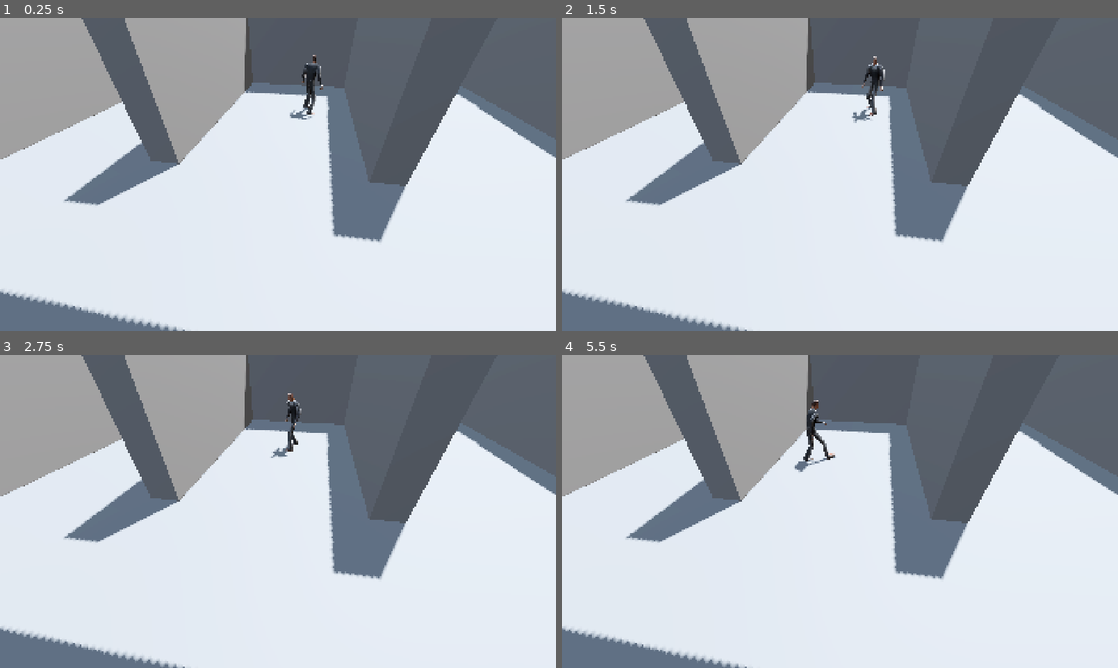
Above: before the commit, frames 1-4 (two rows, left to right).
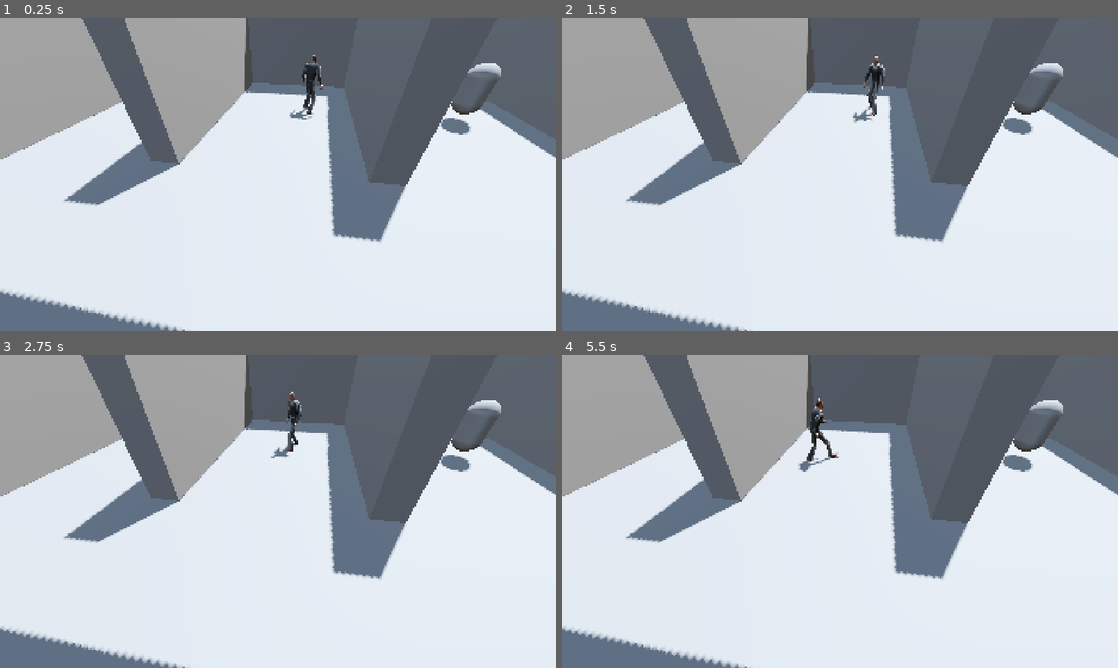
Above: after the commit, the same moments.

Repository: lorenscarano/PSX-Survival-Horror-Game-Godot-
Game: Godot game, scene res://prototyping.tscn
Two runs of this game, one before a commit and one after it. Both use one fixed random seed, a clock stepped at 60 frames per second and the inputs below.
Inputs (mouse positions are in pixels of both pictures, inside the frame that each line leads up to):
- Up to frame 1 (0.25 s): no input
- Up to frame 2 (1.5 s): tap Enter at 0.5 s; move the mouse to (962, 158) at 0.52 s; hold D (turn_right) 0.53-1.28 s; hold Right mouse button (aim) 0.53-1.28 s; click (962, 158) at 0.67 s; tap Q (quick_turn) at 0.8, 1.35 s; move the mouse to (728, 190) at 1.27 s; hold S (move_backward) from 1.28 s (still down); click (728, 190) at 1.42 s
- Up to frame 3 (2.75 s): tap Shift (run) at 1.55 s; move the mouse to (333, 442) at 2.02 s; release S (move_backward) at 2.03 s; hold D (turn_right) from 2.03 s (still down); hold Shift (run) from 2.03 s (still down); click (333, 442) at 2.3 s
- Up to frame 4 (5.5 s): move the mouse to (812, 574) at 2.77 s; release D (turn_right) at 2.78 s; release Shift (run) at 2.78 s; hold W (move_forward) 2.78-3.53 s; click (812, 574) at 2.85 s; right-click (812, 574) at 3.05 s; move the mouse to (1006, 558) at 3.52 s; hold Right mouse button (aim) 3.53-4.28 s; hold A (turn_left) 3.53-5.03 s; click (1006, 558) at 3.67 s; tap Q (quick_turn) at 3.8, 4.35 s; tap R (reload, bound only after the commit) at 4.15 s; move the mouse to (673, 464) at 4.27 s; click (673, 464) at 4.42 s; tap Shift (run) at 4.55 s; move the mouse to (867, 511) at 5.02 s; hold S (move_backward) from 5.03 s (still down); hold Shift (run) from 5.03 s (still down); click (867, 511) at 5.3 s

The runs differ from the first frame. In frame 1, 0.7% of the frame differs, in the area x 79-91%, y 14-38%; in frame 2, 0.9%; in frame 3, 0.9%; in frame 4, 1.3%, in the area x 41-91%, y 13-38%.

Commit message:
Added the new temporal aim and shooting system, tested with a temporal target, i didnt implemented the auto aim yet.

Diff:
--- a/Player/player.gd
+++ b/Player/player.gd
@@ -7,15 +7,30 @@
 @export var walk_speed := 120.0
 @export var run_speed := 280.0
 
+@export_group ("Weapon Settings")
+@export var damage := 10
+@export var fire_rate := 0.4 #Aca se puede ajustar la velocidad de disparo
+@export var reload_time := 1.5
+@export var mag_size := 15 #Capacidad del cargador
+
 
 const  GRAVITY = -9.81
 
 enum State { IDLE, MOVING, TURNING }
 var state := State.IDLE
+var is_quick_turning := false
+var is_aiming := false
+var is_reloading := false
+var fire_cooldown := 0.0
+var ammo_in_mag := 15
+var reserve_ammo := 30 #Municion fuera del cargador
+
 @onready var anim: AnimationPlayer = $PSXModels/AnimationPlayer
-var is_quick_turning := false
+@onready var shoot_ray: RayCast3D = $ShootRay
+
 
 func _ready():
+	ammo_in_mag = mag_size
 	anim.playback_default_blend_time = 0.2
 	for nombre in ["Idle/mixamo_com", "Walking/mixamo_com", "Running/mixamo_com", "Walking Backwards/mixamo_com", "Pistol Aim/mixamo_com"]:
 		anim.get_animation(nombre).loop_mode = Animation.LOOP_LINEAR
@@ -37,7 +52,10 @@
 				state = State.IDLE
 
 func update_animation():
-	if state == State.MOVING and not is_quick_turning:
+	if is_aiming:
+		anim.play("Pistol Aim/mixamo_com")
+
+	elif state == State.MOVING and not is_quick_turning:
 		if Input.is_action_pressed("move_backward"):
 			anim.play("Walking Backwards/mixamo_com")
 		elif Input.is_action_pressed("run"):
@@ -72,22 +90,66 @@
 	else:
 		velocity.y += GRAVITY * delta
 
+func handle_shoot():
+	if not is_aiming or is_reloading or fire_cooldown > 0.0:
+		return
+	if not Input.is_action_just_pressed("shoot"):
+		return
+	if ammo_in_mag <= 0:
+		print("No hay mas balas en el cargador")
+		return
+	ammo_in_mag -= 1
+	fire_cooldown = fire_rate
+
+	shoot_ray.force_raycast_update()
+	if shoot_ray.is_colliding():
+		var target = shoot_ray.get_collider()
+		if target.has_method("take_damage"):
+			target.take_damage(damage)
+	print("Balas: ", ammo_in_mag, "/", reserve_ammo)
+
+func handle_reload():
+		if is_reloading or is_aiming or is_quick_turning:
+			return
+		if not Input.is_action_just_pressed("reload"):
+			return
+		if ammo_in_mag >= mag_size or reserve_ammo <= 0:
+			return
+
+		is_reloading = true
+		await  get_tree().create_timer(reload_time).timeout
+		var needed = mag_size - ammo_in_mag
+		var taken = min(needed,reserve_ammo)
+		ammo_in_mag += taken
+		reserve_ammo -= taken
+		is_reloading = false
+		print("Arma Recargada. Balas: ", ammo_in_mag, "/", reserve_ammo)
 
 func _physics_process(delta: float) -> void:
 	velocity.x = 0
 	velocity.z = 0
+	fire_cooldown = max(fire_cooldown - delta, 0.0)
+	is_aiming = Input.is_action_pressed("aim") and not is_reloading and not is_quick_turning
 
-	if not is_quick_turning:
-		update_state()
-		match state:
-			State.TURNING:
-				handle_turn(delta)
-			State.MOVING:
-				if Input.is_action_pressed("run"):
-					handle_run(delta)
-				else:
-					handle_walk(delta)
 
+	if not is_quick_turning and not is_reloading:
+		if is_aiming:
+			state = State.IDLE
+			handle_turn(delta)
+
+		else:
+			update_state()
+			match state:
+				State.TURNING:
+					handle_turn(delta)
+				State.MOVING:
+					if Input.is_action_pressed("run"):
+						handle_run(delta)
+					else:
+						handle_walk(delta)
+
+	handle_shoot()
+	handle_reload()
 	update_animation()
 	handle_gravity(delta)
 	move_and_slide()
--- /dev/null
+++ b/Scripts/target.gd
@@ -0,0 +1,9 @@
+extends StaticBody3D
+
+@export var health := 30
+
+func take_damage(amount: int) -> void:
+	health -= amount
+	print("El target recibio: ", amount, "de danio. Vida: ", health)
+	if health <= 0:
+		queue_free()
--- a/project.godot
+++ b/project.godot
@@ -68,6 +68,16 @@
 "events": [Object(InputEventMouseButton,"resource_local_to_scene":false,"resource_name":"","device":-1,"window_id":0,"a …(253 unchanged characters)…
 ]
 }
+reload={
+"deadzone": 0.2,
+"events": [Object(InputEventKey,"resource_local_to_scene":false,"resource_name":"","device":-1,"window_id":0,"alt_pressed":false,"shift_pressed":false,"ctrl_pressed":false,"meta_pressed":false,"pressed":false,"keycode":0,"physical_keycode":82,"key_label":0,"unicode":114,"location":0,"echo":false,"script":null)
+]
+}
+shoot={
+"deadzone": 0.2,
+"events": [Object(InputEventMouseButton,"resource_local_to_scene":false,"resource_name":"","device":-1,"window_id":0,"alt_pressed":false,"shift_pressed":false,"ctrl_pressed":false,"meta_pressed":false,"button_mask":1,"position":Vector2(363, 5),"global_position":Vector2(372, 53),"factor":1.0,"button_index":1,"canceled":false,"pressed":true,"double_click":false,"script":null)
+]
+}
 
 [layer_names]
 
--- a/prototyping.tscn
+++ b/prototyping.tscn
@@ -9,6 +9,7 @@
 [ext_resource type="AnimationLibrary" uid="uid://br2vai0qy1a78" path="res://FreeModels/psx-base-male-playstation-character-low-poly/Animations/Walking.fbx" id="6_626rt"]
 [ext_resource type="AnimationLibrary" uid="uid://dixxytss15yqm" path="res://FreeModels/psx-base-male-playstation-character-low-poly/Animations/Walking Backwards.fbx" id="7_o7f6j"]
 [ext_resource type="PackedScene" uid="uid://bkm6fypr31ete" path="res://Player/re_camera.tscn" id="8_eratf"]
+[ext_resource type="Script" uid="uid://d3qefmgvam3qd" path="res://Scripts/target.gd" id="10_o7f6j"]
 
 [sub_resource type="ProceduralSkyMaterial" id="ProceduralSkyMaterial_v7tyh"]
 sky_horizon_color = Color(0.66224277, 0.6717428, 0.6867428, 1)
@@ -40,6 +41,10 @@
 
 [sub_resource type="BoxShape3D" id="BoxShape3D_krpui"]
 size = Vector3(0.89068604, 1, 2.0322251)
+
+[sub_resource type="CapsuleMesh" id="CapsuleMesh_u5bk5"]
+
+[sub_resource type="CapsuleShape3D" id="CapsuleShape3D_u5bk5"]
 
 [node name="Node3D" type="Node3D" unique_id=2027984184]
 
@@ -123,6 +128,10 @@
 libraries/Walking = ExtResource("6_626rt")
 "libraries/Walking Backwards" = ExtResource("7_o7f6j")
 
+[node name="ShootRay" type="RayCast3D" parent="Player" unique_id=1733196307]
+transform = Transform3D(1.0000001, 0, 0, 0, 1.0000002, 0, 0, 0, 1, -0.1231258, -0.23062849, 0.20598333)
+target_position = Vector3(0, 0, 20)
+
 [node name="Entorno" type="Node3D" parent="." unique_id=1874173877]
 transform = Transform3D(1, 0, 0, 0, 1, 0, 0, 0, 1, -0.00021839142, 0.055066586, -0.049315453)
 
@@ -269,6 +278,16 @@
 [node name="CollisionShape3D" type="CollisionShape3D" parent="Camaras/ReCamera4/Trigger" parent_id_path=PackedInt32Array(699770985, 1968746075) index="0" unique_id=44525967]
 transform = Transform3D(5.176975, -0.040624455, 3.1849148, 3.0479894, 1.6504914, -3.4203954, -2.2496488, 2.1427207, 2.69504, -0.52383137, 2.1862712, -5.6086187)
 shape = SubResource("BoxShape3D_krpui")
+
+[node name="Target" type="StaticBody3D" parent="." unique_id=1115803985]
+transform = Transform3D(1, 0, 0, 0, 1, 0, 0, 0, 1, 6.630662, 1.2256849, 0)
+script = ExtResource("10_o7f6j")
+
+[node name="MeshInstance3D" type="MeshInstance3D" parent="Target" unique_id=2135702955]
+mesh = SubResource("CapsuleMesh_u5bk5")
+
+[node name="CollisionShape3D" type="CollisionShape3D" parent="Target" unique_id=1549436799]
+shape = SubResource("CapsuleShape3D_u5bk5")
 
 [editable path="Player/PSXModels"]
 [editable path="Camaras/ReCamera"]
Not shown, added: Scripts/target.gd.uid
